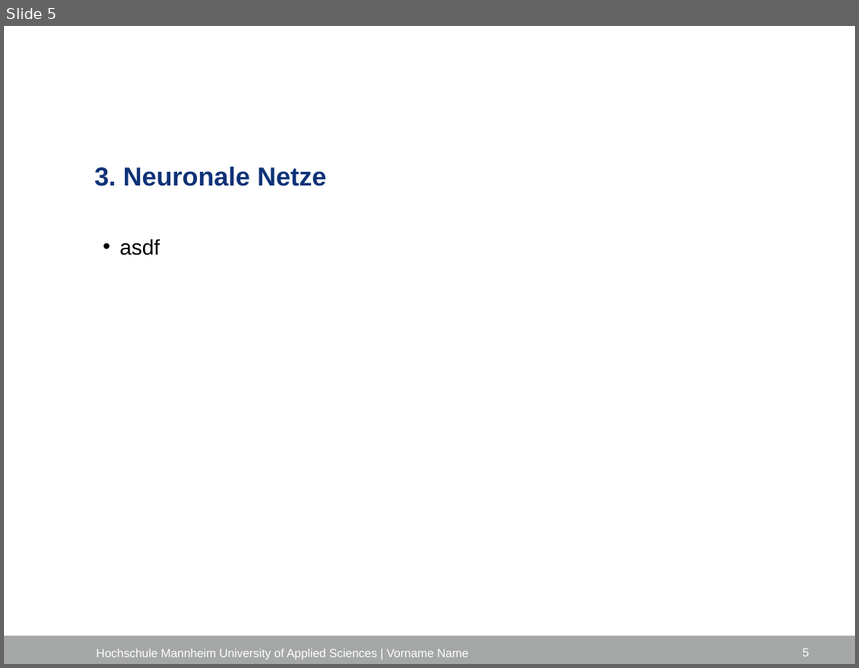
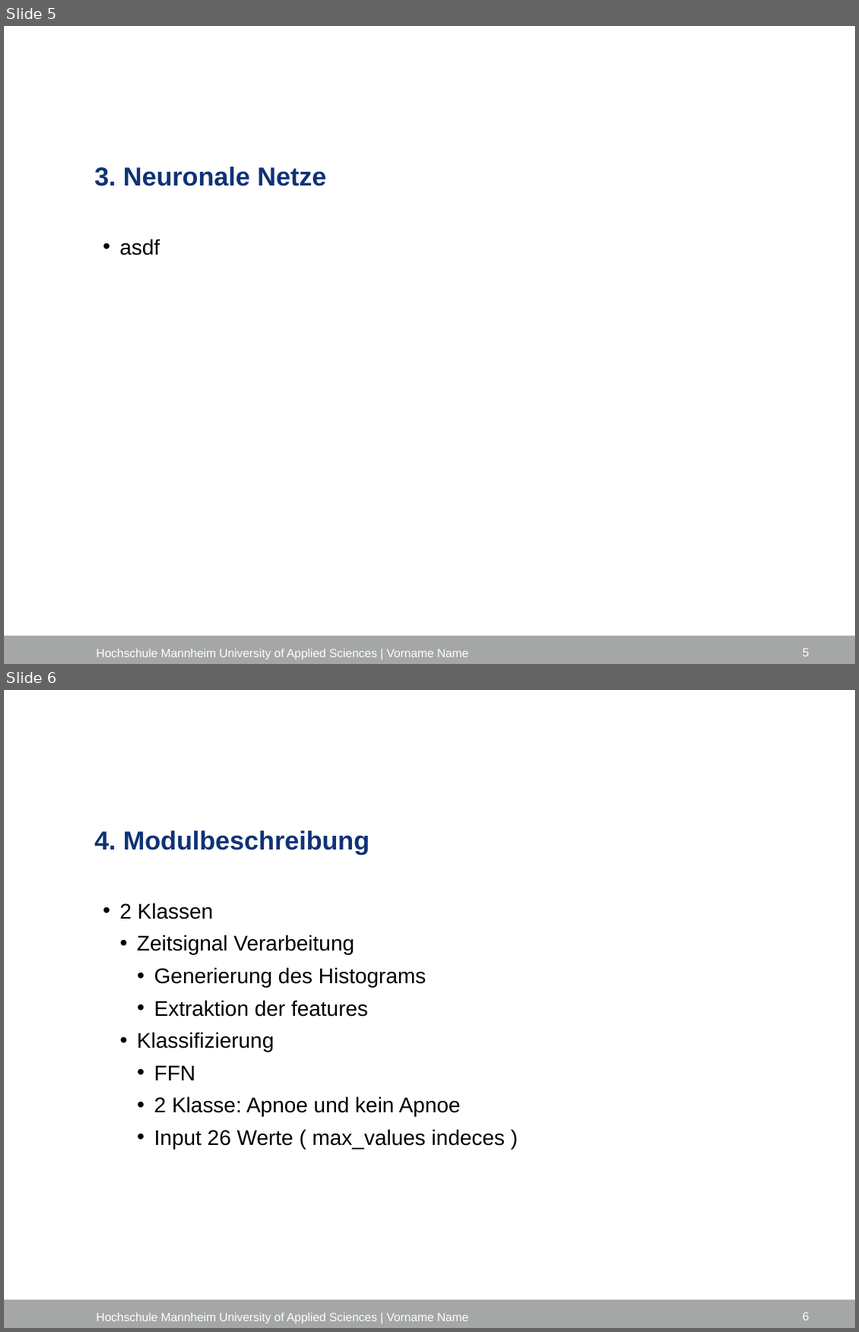
Before and after one commit to Edwardha92/SIP2, a slide deck: docs/final_documentation/Musterpräsentation.pptx. Shown one above the other, each under a label of ours: slide 5 before the commit, slides 5 and 6 after it. The pictures are 859x668 and 859x1332 pixels, drawn with LibreOffice and Linux fonts; fonts in the diff are those of the drawing; background and template pictures are left out. Boxes give left, top, right and bottom in pixels: in the first picture for what was removed or moved away, otherwise in the second. Text is boxed around its words. In the diff, an @@ line names an element or a change of style, - is before the commit and + after.

```diff
--- a/docs/final_documentation/Musterpräsentation.pptx
+++ b/docs/final_documentation/Musterpräsentation.pptx
@@ slide 6 added at (4, 690, 855, 1328), background #FFFFFF; not listed: 1 template element that a slide beside it also shows @@
@@ title added at (94, 831, 370, 854), 22 pt, text #0F3277, bold @@
+4. Modulbeschreibung
@@ text added at (120, 903, 505, 1149), 18 pt, text #000000 @@
+  • 2 Klassen
+    • Zeitsignal Verarbeitung
+      • Generierung des Histograms
+      • Extraktion der features
+    • Klassifizierung
+      • FFN
+      • 2 Klasse: Apnoe und kein Apnoe
+      • Input 26 Werte ( max_values indeces )
@@ text added at (96, 1313, 468, 1324), 10 pt, text #FFFFFF @@
+Hochschule Mannheim University of Applied Sciences | Vorname Name
@@ page number added at (803, 1312, 810, 1321), 10 pt, text #FFFFFF @@
+6
```
Also in this commit, not shown: 1 slide changed, 1 other slide added.
